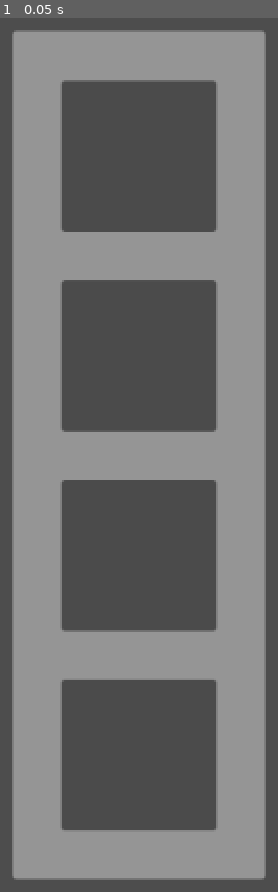
Above: before the commit, frame 1.
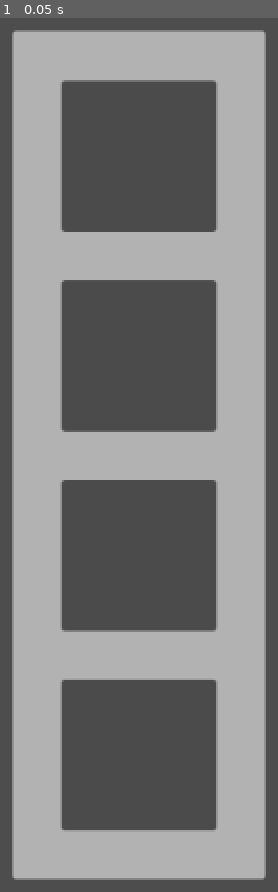
Above: after the commit, the same moment.

Repository: laura1050santos/EV4S3
Game: Godot game, scene res://scenes/inventario/inventario.tscn
The game is run twice, just before and just after one commit, with the same random seed, the same clock (stepped at 60 frames per second) and the same inputs. This scene is started directly instead of the project's main scene.
Inputs:
- Up to frame 1 (0.05 s): no input

The runs differ from the first frame. In frame 1, 48% of the frame differs, in the area x 5-95%, y 1-99%.

Commit message:
TUDO FUNCIONANDO FUNCIONA PELA MOR DEU

Diff:
--- a/project.godot
+++ b/project.godot
@@ -21,8 +21,8 @@
 
 [autoload]
 
-Inventario="*res://scenes/inventario.tscn"
 GlobalSingleton="*uid://bvlkdajfddeun"
+Inventario="*uid://nvea80qtj18n"
 
 [input]
 
--- a/scenes/inventario/inventario.tscn
+++ b/scenes/inventario/inventario.tscn
@@ -13,7 +13,6 @@
 scale = Vector2(0.7252294, 0.7097239)
 
 [node name="WordDropArea" type="Control" parent="." unique_id=1712967252]
-visible = false
 clip_contents = true
 layout_mode = 3
 anchors_preset = 15
--- a/scripts/inventario/word_drop_area.gd
+++ b/scripts/inventario/word_drop_area.gd
@@ -19,7 +19,7 @@
 		mouse_filter = Control.MOUSE_FILTER_STOP
 	# Quando o "Drag" termina, a gente volta a ignorar
 	elif what == NOTIFICATION_DRAG_END:
-		mouse_filter = Control.MOUSE_FILTER_IGNORE
+		mouse_filter = Control.MOUSE_FILTER_PASS
 
 func _can_drop_data(at_position: Vector2, data: Variant) -> bool:
 	return true
